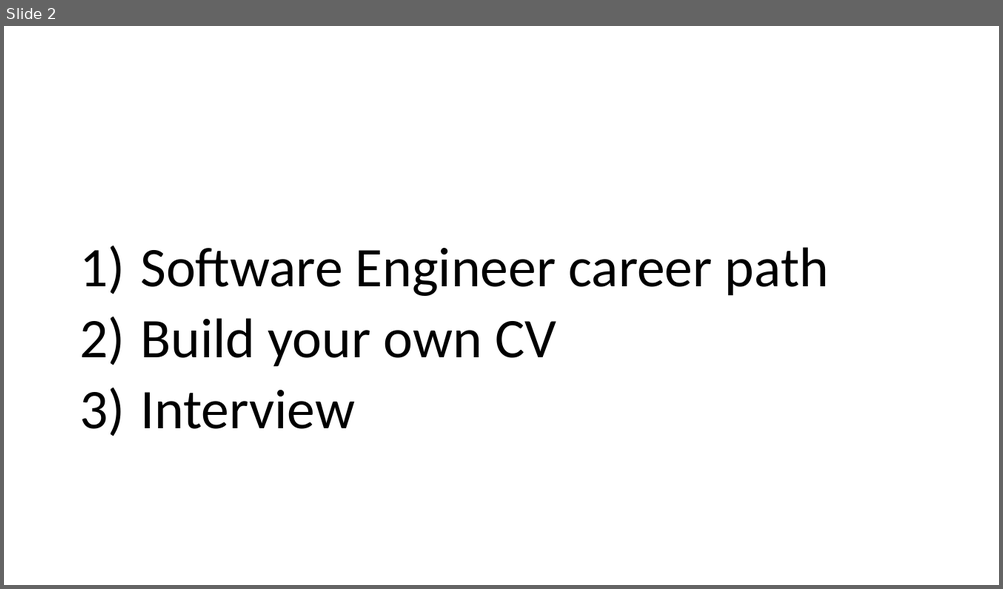
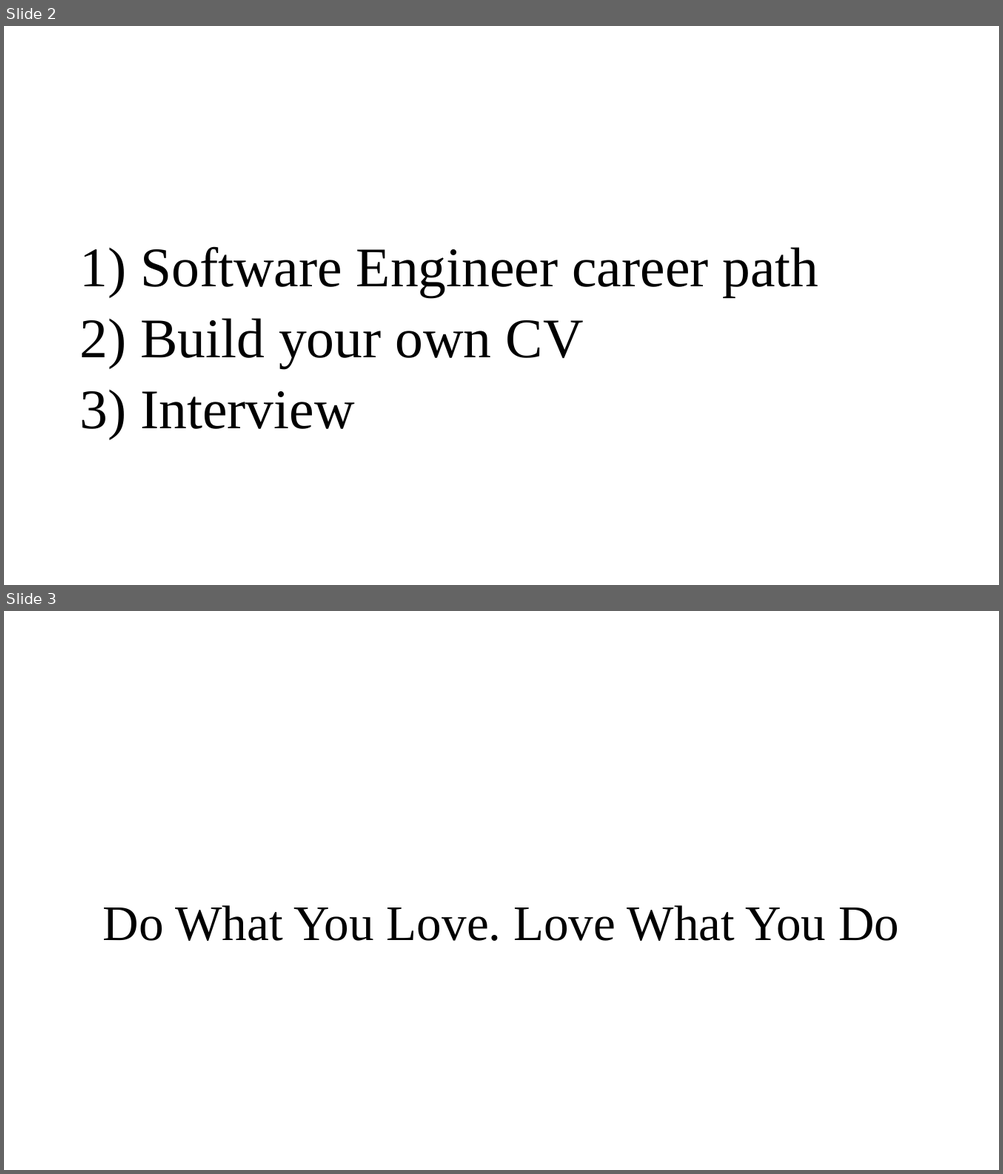
Before and after one commit to ngohungphuc/Presentation, a slide deck: SE.pptx. Shown one above the other, each under a label of ours: slide 2 before the commit, slides 2 and 3 after it. The pictures are 1003x589 and 1003x1174 pixels, drawn with LibreOffice and Linux fonts; fonts in the diff are those of the drawing. Boxes give left, top, right and bottom in pixels: in the first picture for what was removed or moved away, otherwise in the second. Text is boxed around its words. In the diff, an @@ line names an element or a change of style, - is before the commit and + after.

```diff
--- a/SE.pptx
+++ b/SE.pptx
@@ slide 3 added at (x1=4, y1=611, x2=999, y2=1170), background #FFFFFF @@
@@ text added at (x1=103, y1=906, x2=899, y2=941), 48 pt, text #000000 @@
+Do What You Love. Love What You Do
@@ slide 2 changed as well @@
@@ text "Software Engineer career path" at (x1=140, y1=247, x2=819, y2=429): font Calibri to Times New Roman @@
```
Also in this commit, not shown: 5 other slides changed, 5 other slides added.
